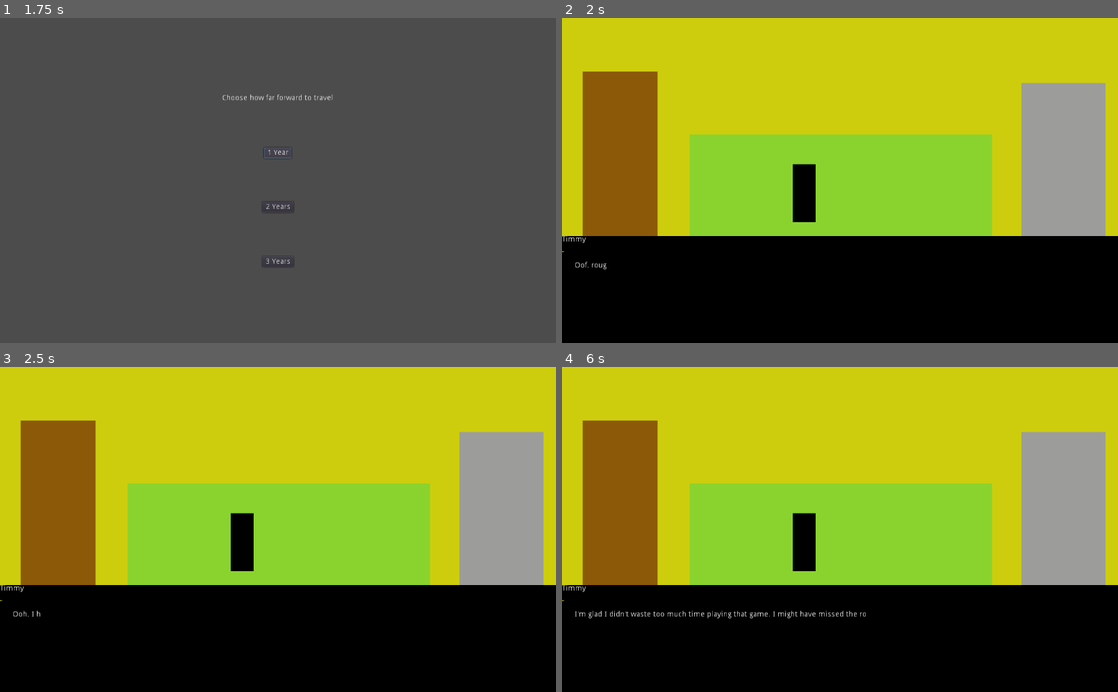
Above: before the commit, frames 1-4 (two rows, left to right).
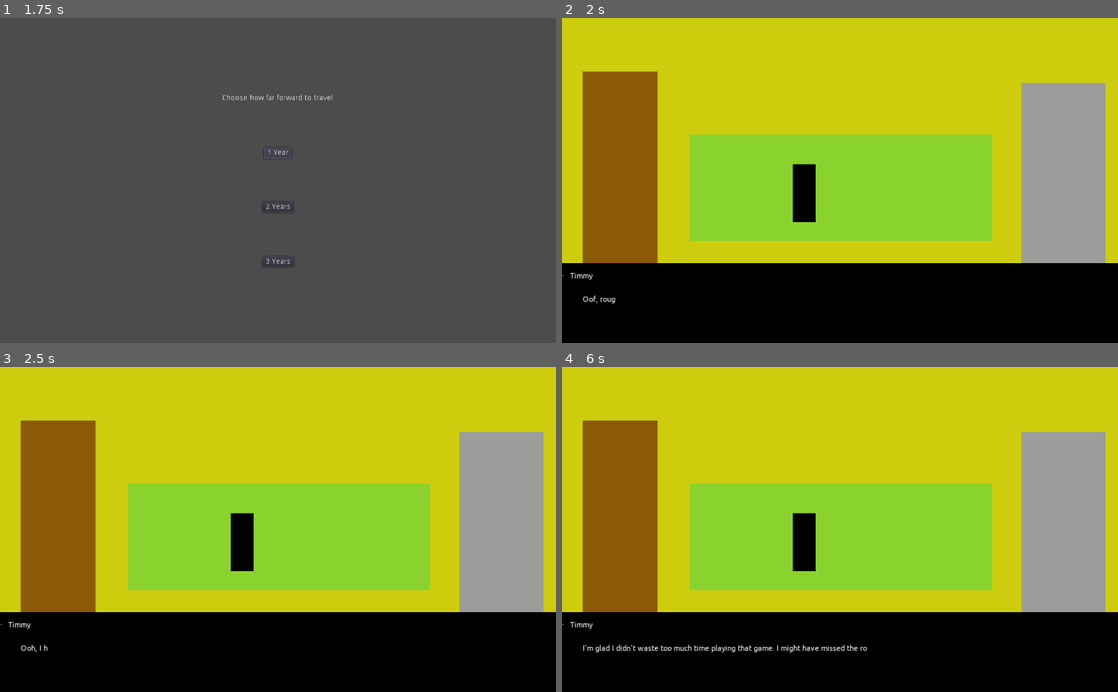
Above: after the commit, the same moments.

Repository: Dvlv/ld44
Game: Godot game, scene res://scenes/Bedroom.tscn
Same seed, same stepped clock (60 frames per second), same inputs: the game is played once before the commit and once after it. The project has no main scene, so this scene is started directly.
Inputs (mouse positions are in pixels of both pictures, inside the frame that each line leads up to):
- Up to frame 1 (1.75 s): tap Enter (ui_accept) at 0.5, 0.77 s; move the mouse to (500, 183) at 0.52 s; click (500, 183) at 0.67 s; click "1 Year" at 1.25 s
- Up to frame 2 (2 s): no input
- Up to frame 3 (2.5 s): move the mouse to (278, 640) at 2.02 s; click (278, 640) at 2.17 s; tap Enter (ui_accept) at 2.27 s
- Up to frame 4 (6 s): move the mouse to (806, 542) at 2.77 s; click (806, 542) at 2.92 s; tap Enter (ui_accept) at 3.5, 3.77, 4.52, 5.27 s; move the mouse to (617, 532) at 3.52 s; click (617, 532) at 3.67 s; move the mouse to (1006, 578) at 4.27 s; click (1006, 578) at 4.42 s; move the mouse to (673, 480) at 5.02 s; click (673, 480) at 5.17 s; move the mouse to (867, 529) at 5.77 s; click (867, 529) at 5.92 s

Frame 1 is identical in both runs. In frame 2, 8.5% of the frame differs, in the area x 0-100%, y 67-88%; in frame 3, 8.5%; in frame 4, 9.3%.

Commit message:
font in dialoguebox

Diff:
--- a/src/scenes/DialogueBox.tscn
+++ b/src/scenes/DialogueBox.tscn
@@ -1,8 +1,35 @@
-[gd_scene load_steps=4 format=2]
+[gd_scene load_steps=8 format=2]
 
 [ext_resource path="res://scripts/DialogueBox.gd" type="Script" id=1]
 [ext_resource path="res://assets/art/frame.png" type="Texture" id=2]
 [ext_resource path="res://scripts/Text.gd" type="Script" id=3]
+
+[sub_resource type="DynamicFontData" id=1]
+font_path = "res://assets/Ubuntu-R.ttf"
+
+[sub_resource type="DynamicFont" id=2]
+size = 15
+outline_size = 1
+outline_color = Color( 0, 0, 0, 1 )
+use_mipmaps = true
+use_filter = true
+font_data = SubResource( 1 )
+
+[sub_resource type="DynamicFont" id=3]
+size = 15
+outline_size = 1
+outline_color = Color( 0, 0, 0, 1 )
+use_mipmaps = true
+use_filter = true
+font_data = SubResource( 1 )
+
+[sub_resource type="DynamicFont" id=4]
+size = 15
+outline_size = 1
+outline_color = Color( 0, 0, 0, 1 )
+use_mipmaps = true
+use_filter = true
+font_data = SubResource( 1 )
 
 [node name="DialogueBox" type="Control"]
 anchor_right = 1.0
@@ -15,19 +42,26 @@
 
 [node name="MarginContainer" type="MarginContainer" parent="VBoxContainer"]
 margin_right = 1024.0
-margin_bottom = 197.0
+margin_bottom = 147.0
 size_flags_horizontal = 3
 size_flags_vertical = 3
 
 [node name="MarginContainer2" type="MarginContainer" parent="VBoxContainer"]
-margin_top = 201.0
+margin_top = 151.0
 margin_right = 1024.0
-margin_bottom = 398.0
+margin_bottom = 298.0
+size_flags_horizontal = 3
+size_flags_vertical = 3
+
+[node name="MarginContainer4" type="MarginContainer" parent="VBoxContainer"]
+margin_top = 302.0
+margin_right = 1024.0
+margin_bottom = 449.0
 size_flags_horizontal = 3
 size_flags_vertical = 3
 
 [node name="MarginContainer3" type="MarginContainer" parent="VBoxContainer"]
-margin_top = 402.0
+margin_top = 453.0
 margin_right = 1024.0
 margin_bottom = 600.0
 size_flags_horizontal = 3
@@ -35,25 +69,32 @@
 
 [node name="NinePatchRect" type="NinePatchRect" parent="VBoxContainer/MarginContainer3"]
 margin_right = 1024.0
-margin_bottom = 198.0
+margin_bottom = 147.0
 texture = ExtResource( 2 )
 
 [node name="Name" type="Label" parent="VBoxContainer/MarginContainer3/NinePatchRect"]
-margin_right = 40.0
-margin_bottom = 14.0
+margin_left = 15.1626
+margin_top = 13.9962
+margin_right = 60.1626
+margin_bottom = 30.9962
+custom_fonts/font = SubResource( 2 )
+text = "Timmy"
 
 [node name="Accept" type="Label" parent="VBoxContainer/MarginContainer3/NinePatchRect"]
 margin_left = 965.739
-margin_top = 166.788
-margin_right = 1005.74
-margin_bottom = 180.788
+margin_top = 125.966
+margin_right = 1010.74
+margin_bottom = 139.966
+custom_fonts/font = SubResource( 3 )
 text = "[Space]"
 
 [node name="Text" type="RichTextLabel" parent="VBoxContainer/MarginContainer3/NinePatchRect"]
-margin_left = 23.0
-margin_top = 48.0
-margin_right = 1011.0
-margin_bottom = 154.0
+margin_left = 38.0
+margin_top = 57.0
+margin_right = 1003.0
+margin_bottom = 142.0
+custom_fonts/normal_font = SubResource( 4 )
+text = "Here is some text"
 script = ExtResource( 3 )
 
 [node name="Timer" type="Timer" parent="."]
